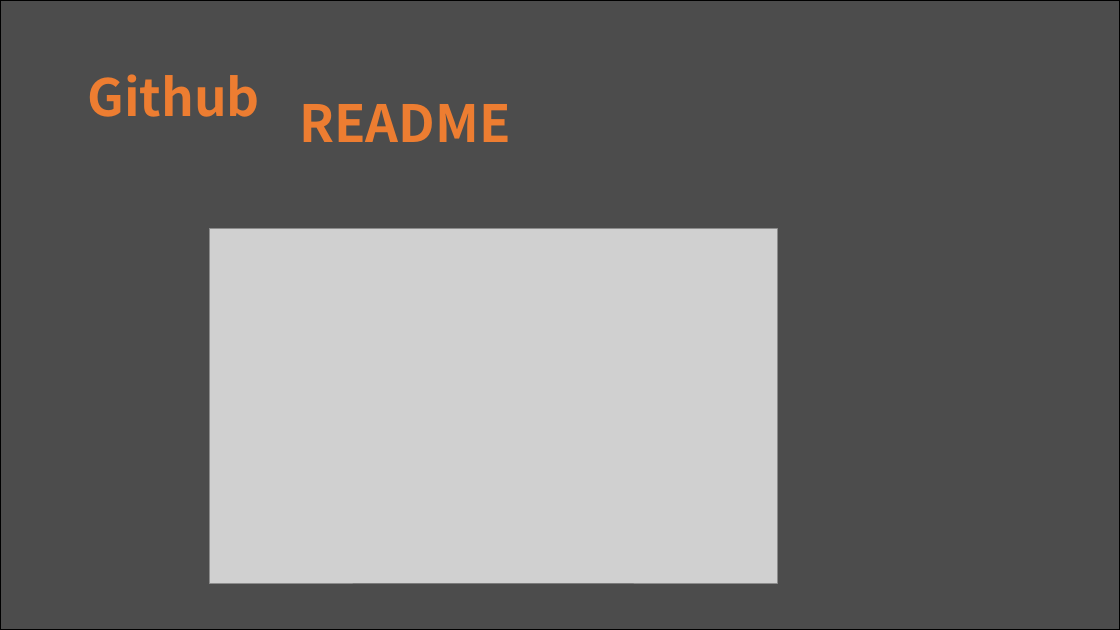
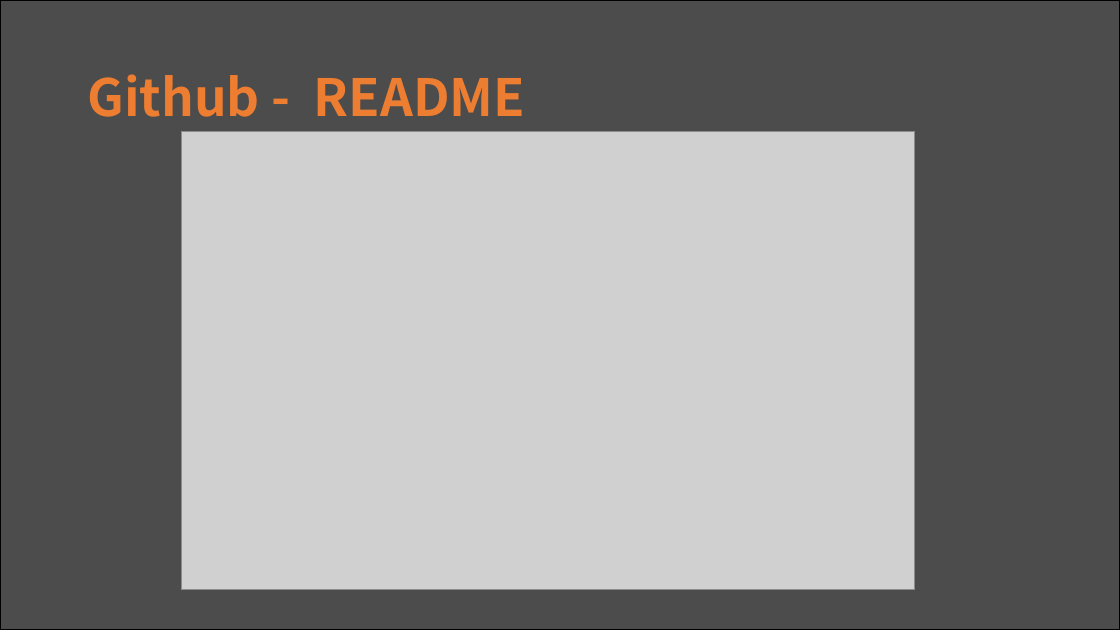
Before and after one commit to hbseo/desktop_calculator, a slide deck: slide 12 of simpsons.pptx. Drawn at 1120x630 pixels with LibreOffice and Linux fonts; fonts in the diff are those of the drawing; grey boxes stand for pictures. Boxes give left, top, right and bottom in pixels: in the first picture for what was removed or moved away, otherwise in the second. Text is boxed around its words. In the diff, an @@ line names an element or a change of style, - is before the commit and + after.

```diff
--- a/simpsons.pptx
+++ b/simpsons.pptx
@@ text at bbox=[87, 74, 525, 117]: text changed @@
-Github
+Github - README
@@ text removed at bbox=[299, 104, 510, 142] @@
-README
@@ picture: place and size @@
-picture at bbox=[209, 228, 777, 583]
+picture at bbox=[181, 132, 915, 590]
```
Also in this commit, not shown: 11 other slides changed.
